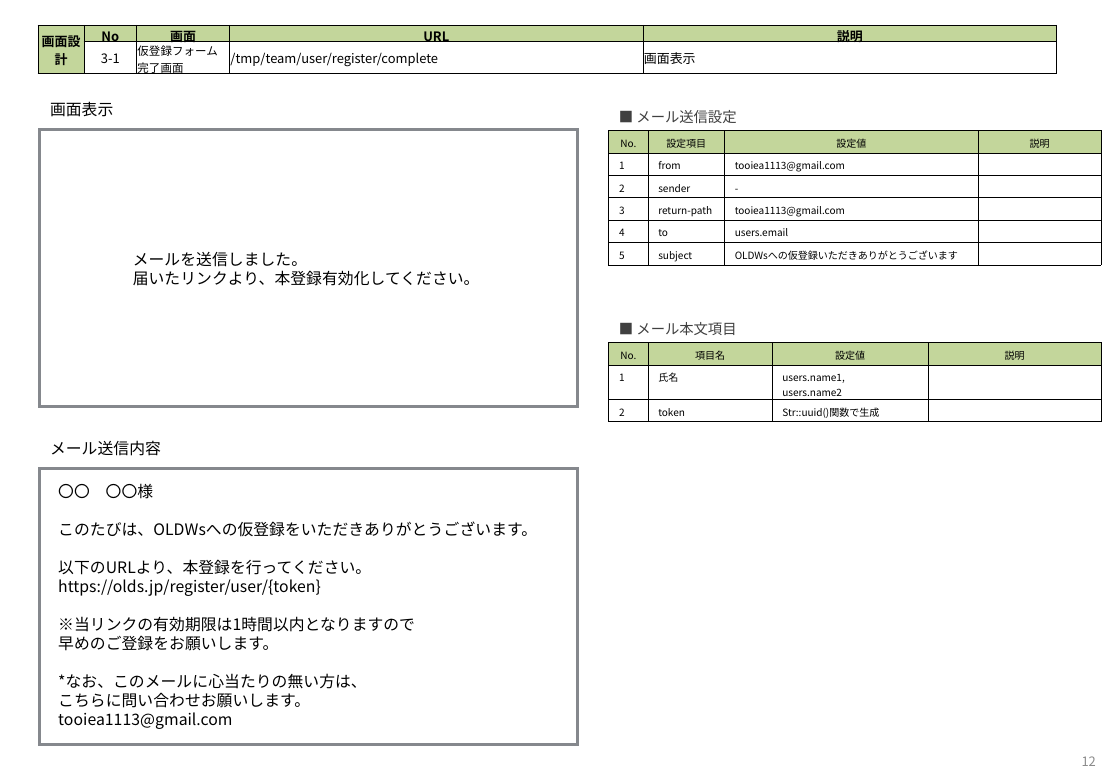
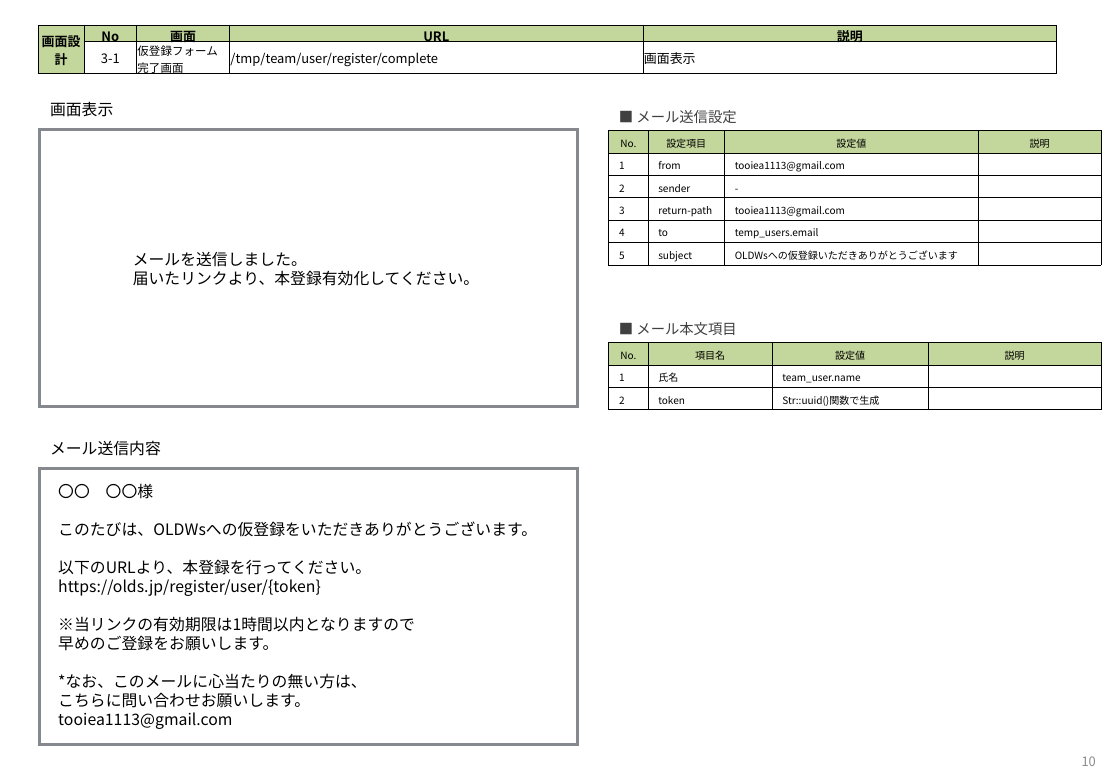
Before and after one commit to tooiea/OnLineDatingWithSportsApp, a slide deck: slide 10 of documents/OLDs_temp_team_user_register_document_spec.pptx (slide 12 before the commit). Drawn at 1120x775 pixels with LibreOffice and Linux fonts; fonts in the diff are those of the drawing. Boxes give left, top, right and bottom in pixels: in the first picture for what was removed or moved away, otherwise in the second. Text is boxed around its words. In the diff, an @@ line names an element or a change of style, - is before the commit and + after.

```diff
--- a/documents/OLDs_temp_team_user_register_document_spec.pptx
+++ b/documents/OLDs_temp_team_user_register_document_spec.pptx
@@ table at (609,130,1101,277) @@
-row 5, column 3: users.email
+row 5, column 3: temp_users.email
@@ table at (609,342,1101,410) @@
-row 2, column 3: users.name1, users.name2
+row 2, column 3: team_user.name
@@ page number at (1082,756,1096,766): text changed @@
-12
+10
```
Also in this commit, not shown: 8 other slides changed, 2 slides removed, 4 other files.
